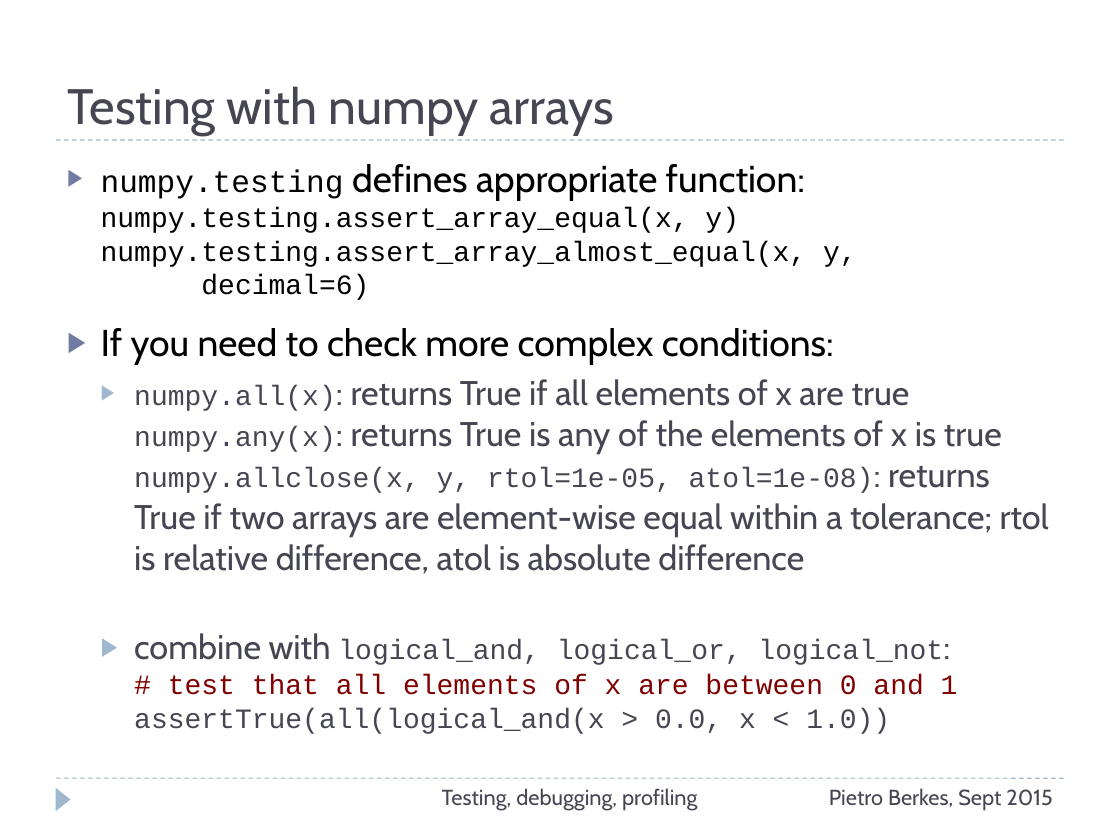
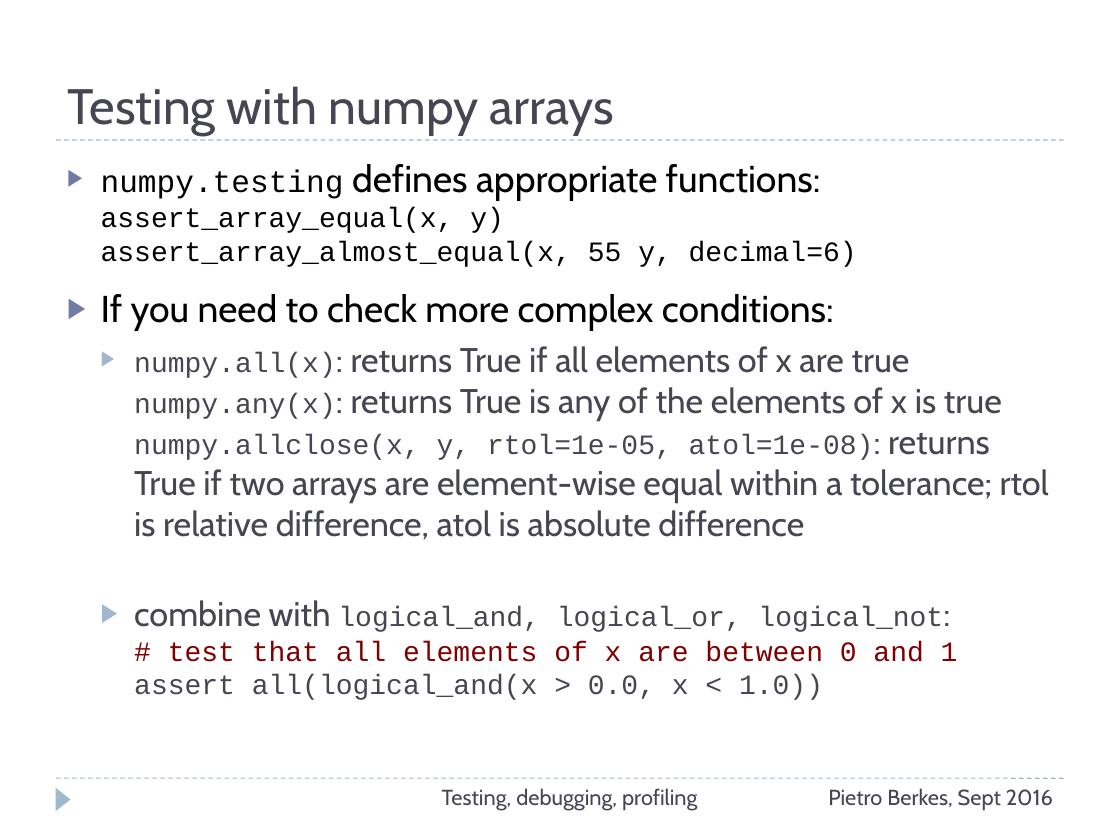
Before and after one commit to ASPP/testing_debugging_profiling, a slide deck: slide 30 of testing-debugging-profiling.pptx (slide 28 before the commit). Drawn at 1120x840 pixels with LibreOffice and Linux fonts; fonts in the diff are those of the drawing. Boxes give left, top, right and bottom in pixels: in the first picture for what was removed or moved away, otherwise in the second. Text is boxed around its words. In the diff, an @@ line names an element or a change of style, - is before the commit and + after.

Commit message:
First part of testing converted to py.test .

```diff
--- a/testing-debugging-profiling.pptx
+++ b/testing-debugging-profiling.pptx
@@ text at (101,164,857,267): text changed @@
-▶ numpy.testing defines appropriate function:
-  numpy.testing.assert_array_equal(x, y)
-  numpy.testing.assert_array_almost_equal(x, y, decimal=6)
+▶ numpy.testing defines appropriate functions:
+  assert_array_equal(x, y)
+  assert_array_almost_equal(x, 55 y, decimal=6)
@@ text at (134,600,958,700): text changed @@
-  ▶ combine with logical_and, logical_or, logical_not:
-    # test that all elements of x are between 0 and 1
-    assertTrue(all(logical_and(x > 0.0, x < 1.0))
+  ▶ combine with logical_and, logical_or, logical_not:
+    # test that all elements of x are between 0 and 1
+    assert all(logical_and(x > 0.0, x < 1.0))
@@ text at (828,788,1053,811): text changed @@
-Pietro Berkes, Sept 2015
+Pietro Berkes, Sept 2016
```
Also in this commit, not shown: 75 other slides changed, 4 slides added, 2 slides removed, 1 other file.
